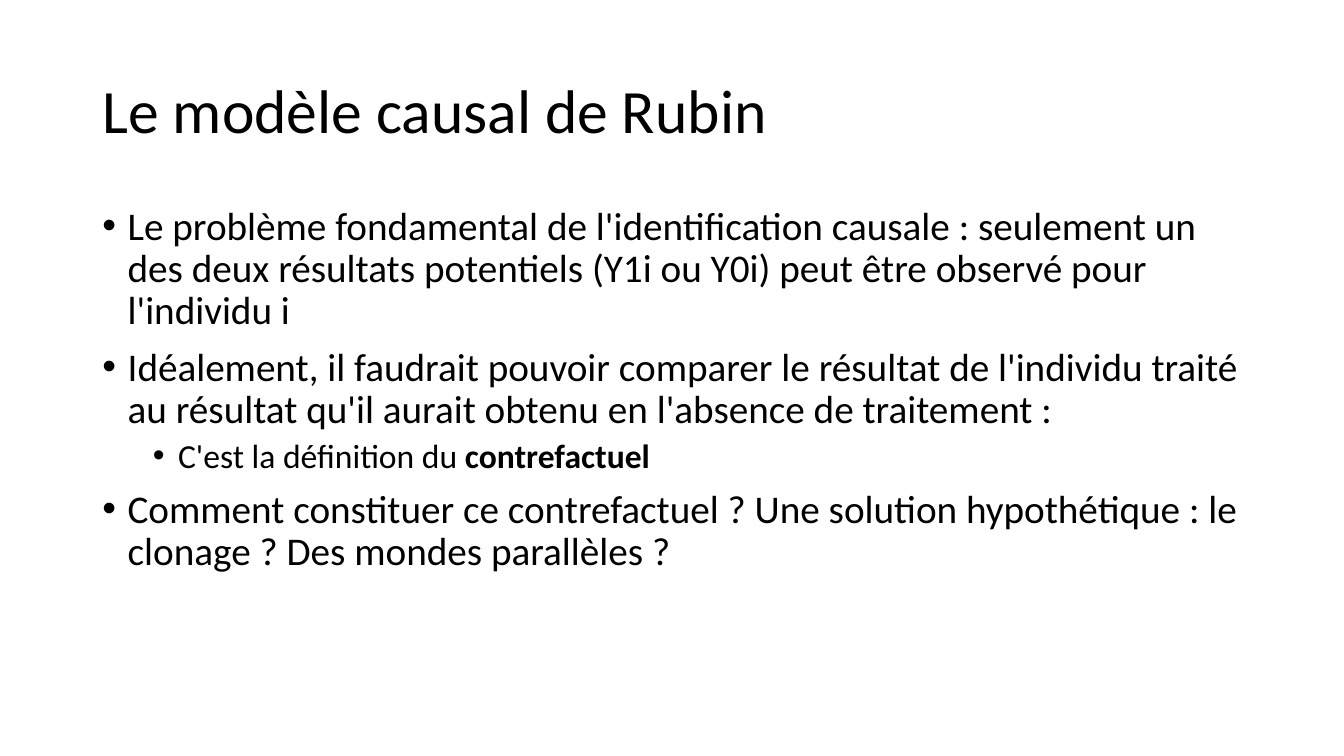
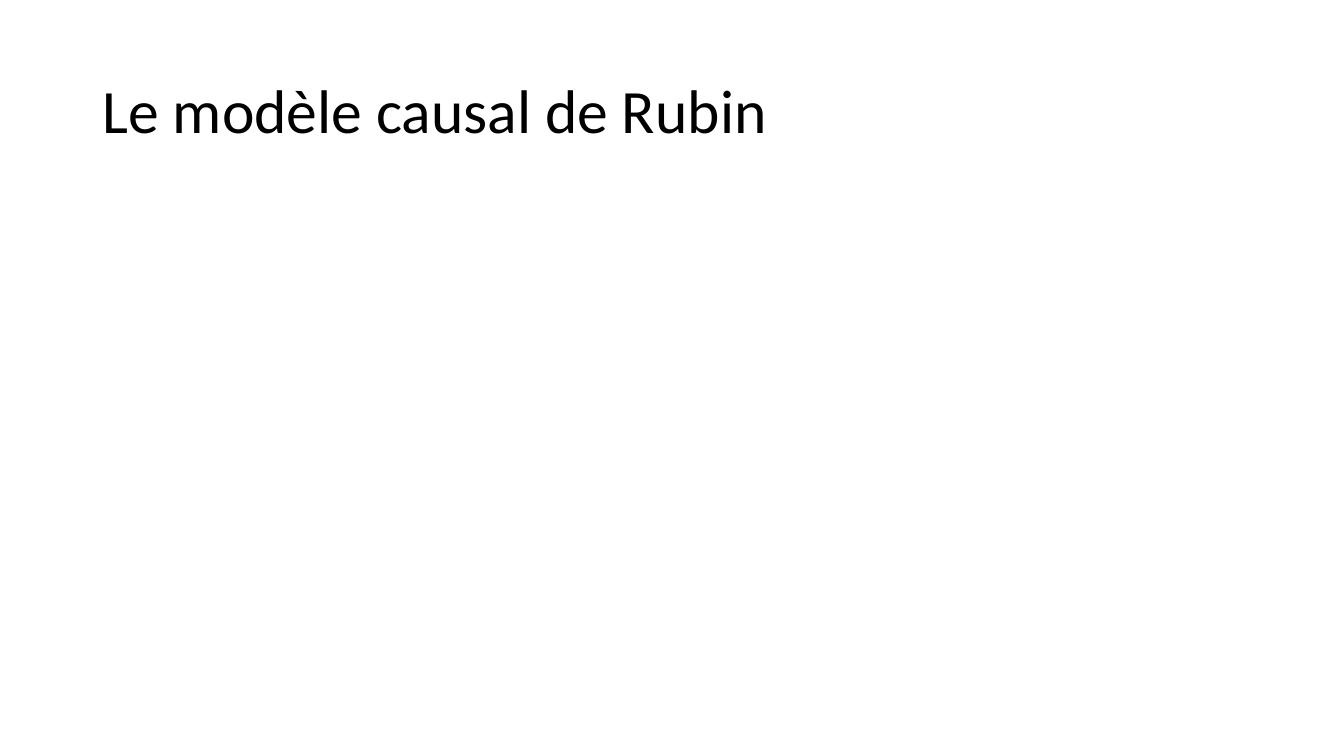
Before and after one commit to BETSAKA/statcap_impact_training, a slide deck: slide 34 of slides/fr/Jour 1_Introduction_Fondamentaux.pptx (slide 30 before the commit). Drawn at 1344x756 pixels with LibreOffice and Linux fonts; fonts in the diff are those of the drawing; grey boxes stand for pictures. Boxes give left, top, right and bottom in pixels: in the first picture for what was removed or moved away, otherwise in the second. Text is boxed around its words. In the diff, an @@ line names an element or a change of style, - is before the commit and + after.

```diff
--- a/slides/fr/Jour 1_Introduction_Fondamentaux.pptx
+++ b/slides/fr/Jour 1_Introduction_Fondamentaux.pptx
@@ text removed at [128, 212, 1238, 572] @@
-• Le problème fondamental de l'identification causale : seulement un des deux résultats potentiels (Y1i ou Y0i) peut être observé pour l'individu i
-• Idéalement, il faudrait pouvoir comparer le résultat de l'individu traité au résultat qu'il aurait obtenu en l'absence de traitement :
-  • C'est la définition du contrefactuel
-• Comment constituer ce contrefactuel ? Une solution hypothétique : le clonage ? Des mondes parallèles ?
```
Also in this commit, not shown: 6 other slides changed, 1 other file.
